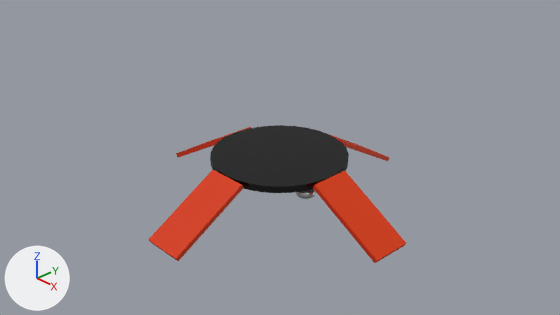
Before and after pictures for a commit that changed the Blender file models3d/blender files/pad.blend.
Before and after are seen from the file's camera 'Camera'. Every picture has the same lights, and +X, +Y and +Z are marked at lower left.

The older version as bpy lines, for what is in view:
```python
ob_base = bpy.data.objects.new('base', me_cylinder_001)
ob_base.parent = ob_empty
ob_base.location = (0.0, 0.0, -0.0533)
ob_base.scale = (1.0, 1.0, 0.05)
ob_plane = bpy.data.objects.new('Plane', me_plane)
ob_plane.parent = ob_empty
ob_plane.location = (1.083, -0.00869, -0.0533)
ob_plane.rotation_euler = (0.0, 0.524, 0.0)  # degrees (0, 30, 0)
ob_plane.scale = (0.658, 0.301, 0.275)
ob_plane_001 = bpy.data.objects.new('Plane.001', me_plane_001)
ob_plane_001.parent = ob_empty
ob_plane_001.location = (-1.086, 0.000919, -0.0514)
ob_plane_001.rotation_euler = (0.0, -0.524, 0.0)  # degrees (0, -30, 0)
ob_plane_001.scale = (0.66, 0.315, 0.303)
ob_plane_002 = bpy.data.objects.new('Plane.002', me_plane_002)
ob_plane_002.parent = ob_empty
ob_plane_002.location = (0.0288, 1.127, -0.0903)
ob_plane_002.rotation_euler = (0.0, -0.524, -1.571)  # degrees (0, -30, -90)
ob_plane_002.scale = (0.658, 0.306, 0.275)
ob_plane_003 = bpy.data.objects.new('Plane.003', me_plane_003)
ob_plane_003.parent = ob_empty
ob_plane_003.location = (0.0116, -1.125, -0.0166)
ob_plane_003.rotation_euler = (0.0, 0.524, -1.571)  # degrees (0, 30, -90)
ob_plane_003.scale = (0.658, 0.309, 0.275)
```
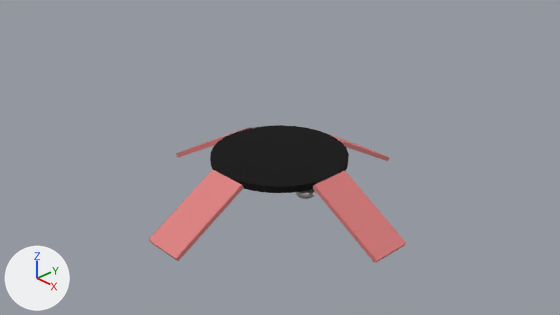
What differs and where, as boxes [x1, y1, x2, y2] in the pictures (560 x 315 px):
'Plane', recoloured, surface changed (red to pink): [313, 171, 406, 263] in both
'Plane.003', recoloured, surface changed (red to pink): [148, 170, 244, 261] in both
'Plane.002', recoloured, surface changed: [314, 129, 389, 161] in both
'Plane.001', recoloured, surface changed: [176, 127, 251, 158] in both

The change, as a list of edits to the scene's bpy script:
```text
Change mat_material:
    where n0 = _N.new('ShaderNodeBsdfPrincipled'); n0.name = 'Principled BSDF'
    n0.inputs[0].default_value: (1.0, 0.013, 0.0112, 1.0) -> (0.723, 0.184, 0.184, 1.0)  # 'Base Color', red #ff1e1b -> 'Base Color', pink #dd7777
    where n2 = _N.new('ShaderNodeMixShader'); n2.name = 'Mix Shader'
    n2.inputs[0].default_value: 0.483 -> 1.0  # 'Factor'
    where n3 = _N.new('ShaderNodeBsdfAnisotropic'); n3.name = 'Glossy BSDF'
    n3.inputs[0].default_value: (0.8, 0.153, 0.00867, 1.0) -> (0.723, 0.184, 0.184, 1.0)  # 'Color', orange #e76d17 -> 'Color', pink #dd7777
```
